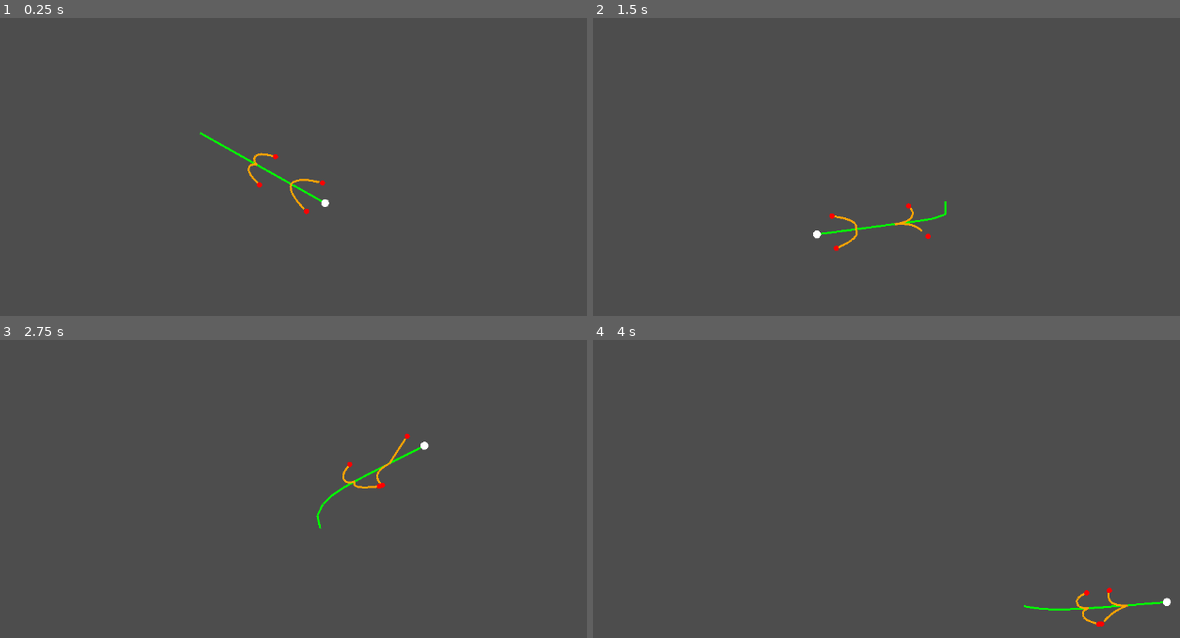
Above: before the commit, frames 1-4 (two rows, left to right).
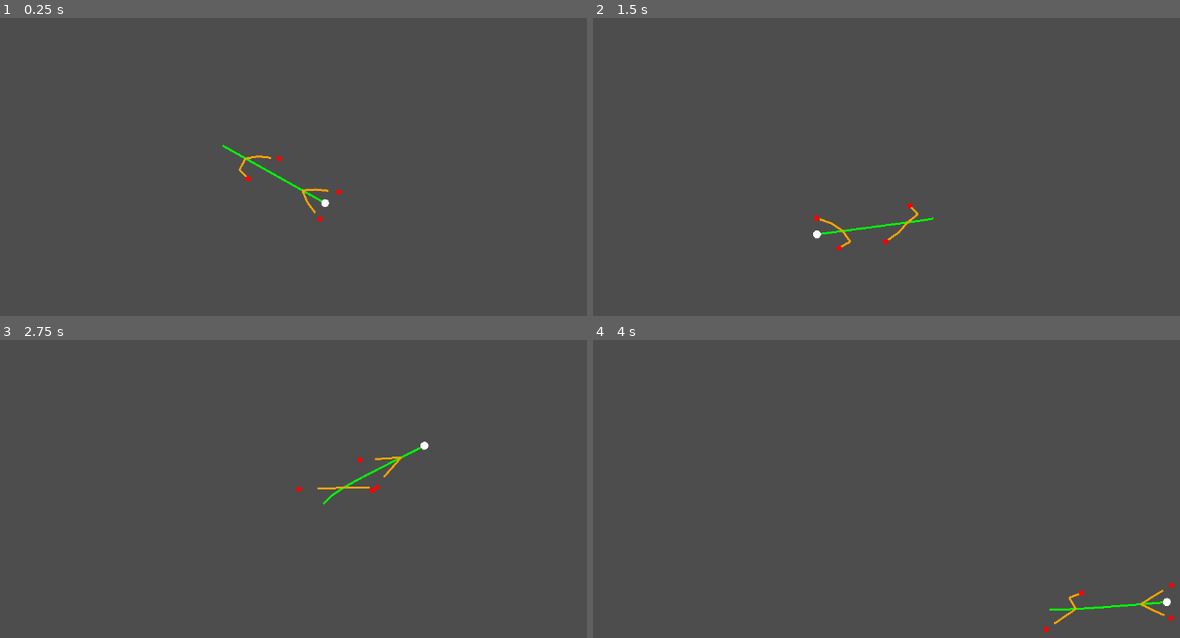
Above: after the commit, the same moments.

Repository: andypandy31/Procedual_Animation_Learning
Game: Godot game, scene res://main.tscn
Same seed, same stepped clock (60 frames per second), same inputs: the game is played once before the commit and once after it.
Inputs (mouse positions are in pixels of both pictures, inside the frame that each line leads up to):
- Up to frame 1 (0.25 s): no input
- Up to frame 2 (1.5 s): move the mouse to (1109, 196) at 0.52 s; move the mouse to (792, 238) at 1.27 s
- Up to frame 3 (2.75 s): tap Enter at 2 s; move the mouse to (422, 447) at 2.02 s
- Up to frame 4 (4 s): move the mouse to (904, 623) at 2.77 s; move the mouse to (1168, 602) at 3.52 s

The runs differ from the first frame. In frame 1, 0.5% of the frame differs, in the area x 33-59%, y 38-69%; in frame 2, 0.4%; in frame 3, 0.4%; in frame 4, 0.4%.

Commit message:
learning more

Diff:
--- a/snake.gd
+++ b/snake.gd
@@ -1,10 +1,10 @@
 extends Node2D
 
-@export var spine_segment_count := 12
+@export var spine_segment_count := 10
 @export var spine_segment_length := 20.0
 
-@export var arm_segment_count := 10
-@export var arm_segment_length := 5
+@export var arm_segment_count := 3
+@export var arm_segment_length := 20
 
 @export var arm_max_distance := 100.0
 @export var head_follow_speed := 10.0
@@ -21,6 +21,8 @@
 
 
 func _ready():
+	spine.clear()
+	arms.clear()
 	init_spine()
 	init_arms()
 
@@ -35,10 +37,10 @@
 func init_arms():
 	arms.clear()
 
-	var front_left_arm  = create_arm(3, -1, -1.0)
-	var front_right_arm = create_arm(3,  1, -1.0)
-	var back_left_arm   = create_arm(6, -1, -1.0)
-	var back_right_arm  = create_arm(6,  1, -1.0)
+	var front_left_arm  = create_arm(2, -1.5, -0.9)
+	var front_right_arm = create_arm(2,  1.5, -1)
+	var back_left_arm   = create_arm(7, -1.5, -1)
+	var back_right_arm  = create_arm(7,  1.5, -0.9)
 
 	arms.append(front_left_arm)
 	arms.append(front_right_arm)
@@ -82,6 +84,7 @@
 
 
 func update_arm_target(arm: Arm):
+	draw_circle(arm.desired, 4, Color.RED)
 	var root_pos = spine[arm.root_index]
 
 	var spine_dir := get_spine_direction(arm.root_index)
@@ -92,9 +95,7 @@
 
 	var desired_pos = root_pos + spine_dir * forward_offset * arm.forward + side_dir * side_offset
 
-	if arm.desired.distance_to(desired_pos) > arm_max_distance:
-		print(root_pos)
-		print(desired_pos)
+	if arm.desired.distance_to(desired_pos) > arm_max_distance * 1.1:
 		arm.desired = desired_pos
 
 
